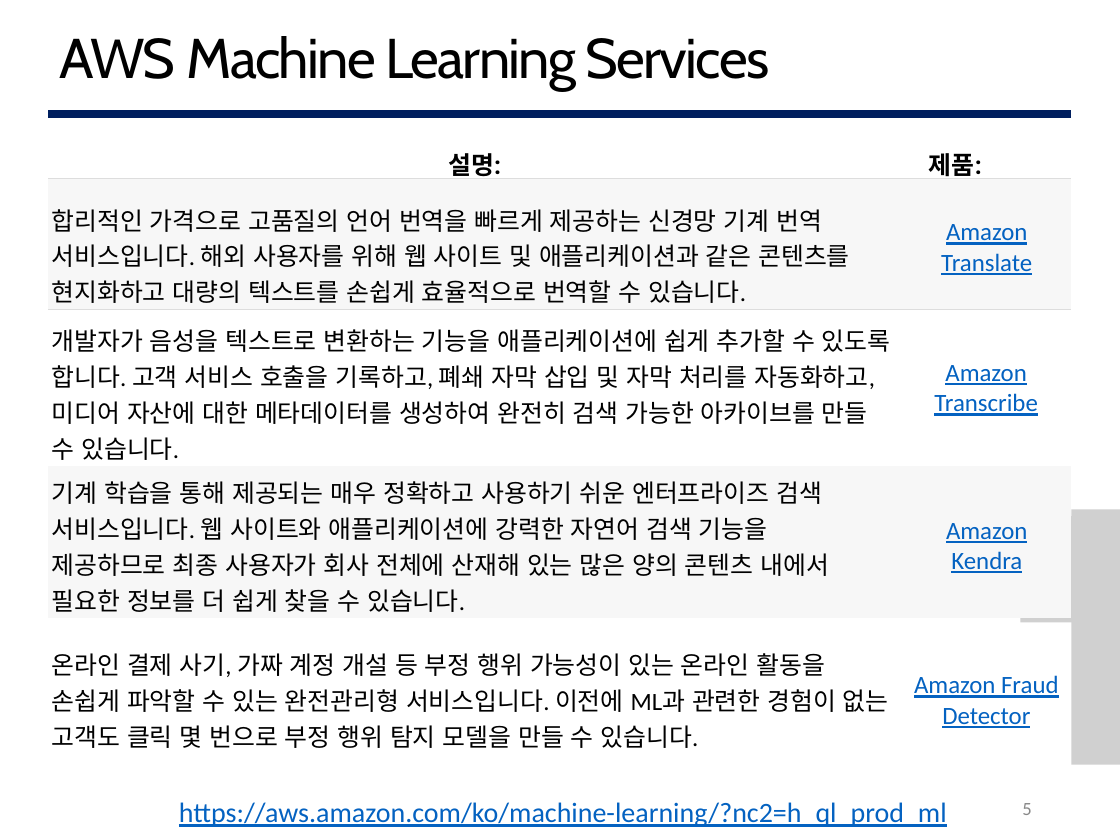
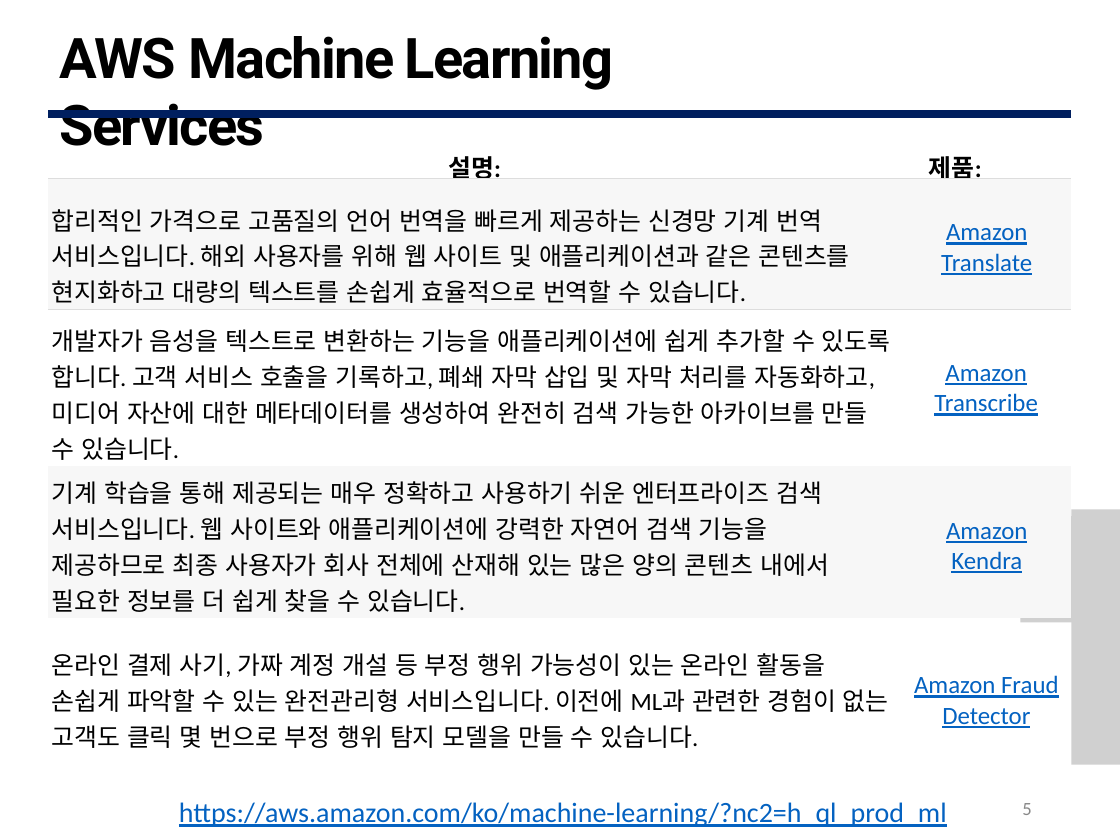
Before and after one commit to G0DCH/AWS_Rekognition_Slide, a slide deck: slide 5 of ppt/AWS Rekognition Slide.pptx. Drawn at 1120x840 pixels with LibreOffice and Linux fonts; fonts in the diff are those of the drawing; grey boxes stand for pictures. Boxes give left, top, right and bottom in pixels: in the first picture for what was removed or moved away, otherwise in the second. Text is boxed around its words. In the diff, an @@ line names an element or a change of style, - is before the commit and + after.

```diff
--- a/ppt/AWS Rekognition Slide.pptx
+++ b/ppt/AWS Rekognition Slide.pptx
@@ title "AWS Machine Learning Services" at (60,36,614,146): font Cabin to Roboto, bold on @@
@@ table at (48,114,1071,781) @@
@@ font Roboto to Calibri in "설명:", "제품:" @@
```
Also in this commit, not shown: 36 other slides changed, 3 slides added, 3 slides removed.
